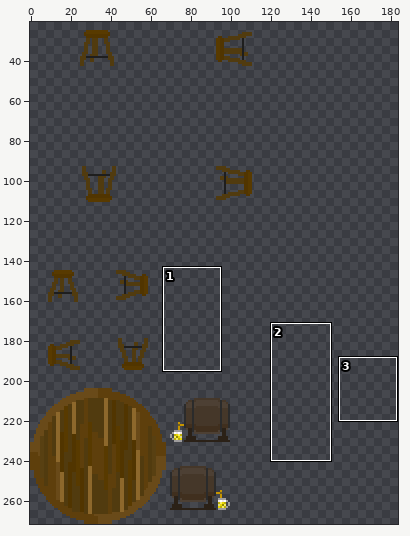
Edited in one commit: sprite sheet (Zapf_Uni_Greifswald/tilesets/Barausstattung.png). Above, an overview of the earlier version with the close-up marked.
Close-up. Before:
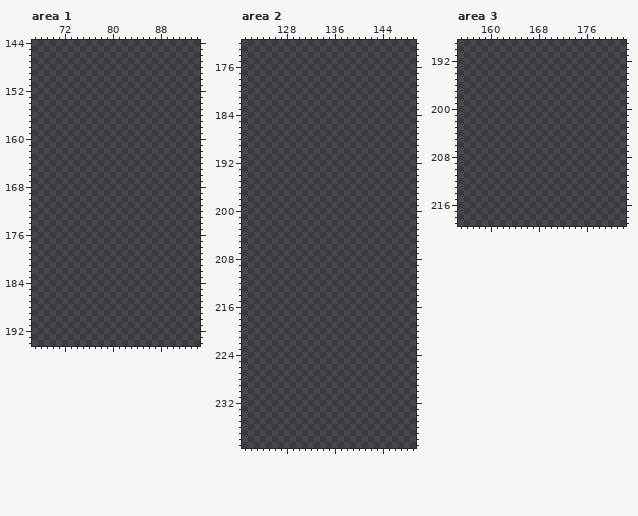
The file is 272x272 pixels. Colours within 5 levels of each other are drawn and written as one. Shown: area 1: x 67..94, y 144..194; area 2: x 121..149, y 172..239; area 3: x 155..182, y 189..219. The wide view leaves out empty margins. The commit also changed other parts of the picture, which this record leaves out.
After the commit:
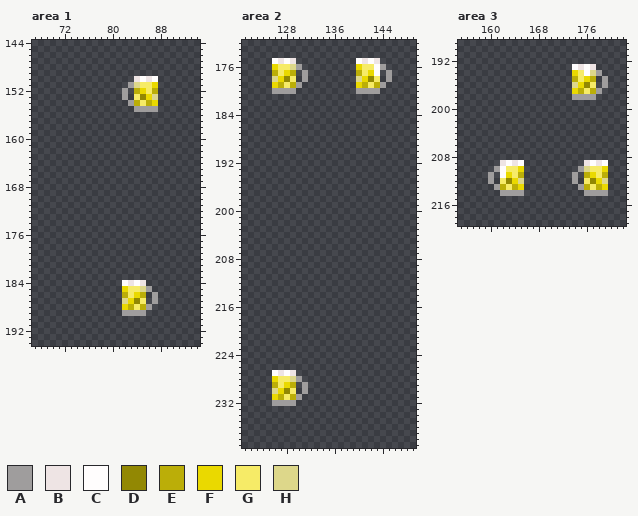
Palette (. is transparent): A #9f9d9d  B #eee4e4  C #fffdfd  D #928803  E #bbae08  F #ead900  G #f6eb67  H #ddd78a
From old to new:
Changed rows in their new state; - is an unchanged pixel.
Area 1:
first column x 82:
150 --BCBC
151 -AHGGF
152 A-EFGE
153 A-GDFH
154 -AEGEF
155 --AAAA
first column x 82:
184 CBCB--
185 FGGHA-
186 EGFE-A
187 HFDG-A
188 FEGEA-
189 AAAA--
Area 2:
first column x 126:
175 CBCB----------CBCB--
176 FGGHA---------FGGCA-
177 EGFE-A--------EGFC-A
178 HFDG-A--------HFDG-A
179 FEGEA---------FEGEA-
180 AAAA----------AAAA--
first column x 126:
227 CBCB--
228 FGGHA-
229 EGFE-A
230 HFDG-A
231 FEGEA-
232 AAAA--
Area 3:
first column x 174:
193 CBCB--
194 FGCHA-
195 EGFE-A
196 HFDG-A
197 FEGEA-
198 AAAA--
first column x 160:
209 --BCBC----------BCBC
210 -ACGGF---------AHGGF
211 A-CFGE--------A-EFGE
212 A-GDFH--------A-GDFH
213 -AEGEF---------AEGEF
214 --AAAA----------AAAA
Pixel boxes of the changes (left, top, right, bottom) in both close-ups:
added: (122, 76, 158, 112)
added: (122, 280, 158, 316)
added: (272, 58, 308, 94)
added: (356, 58, 392, 94)
added: (272, 370, 308, 406)
added: (572, 64, 608, 100)
added: (488, 160, 524, 196)
added: (572, 160, 608, 196)
